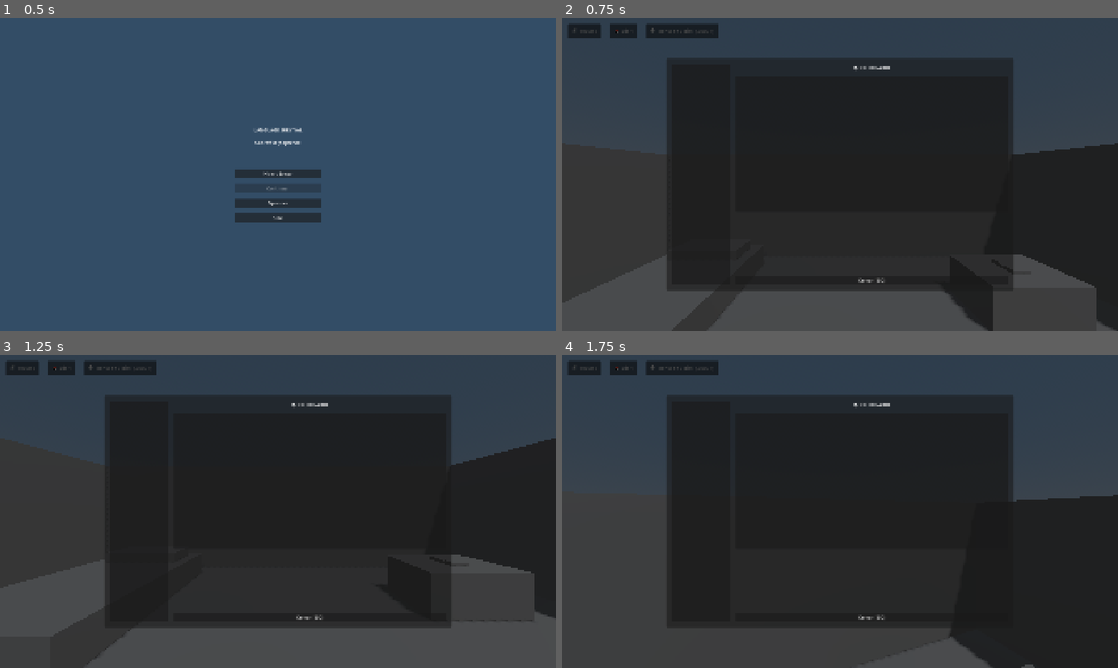
Above: before the commit, frames 1-4 (two rows, left to right).
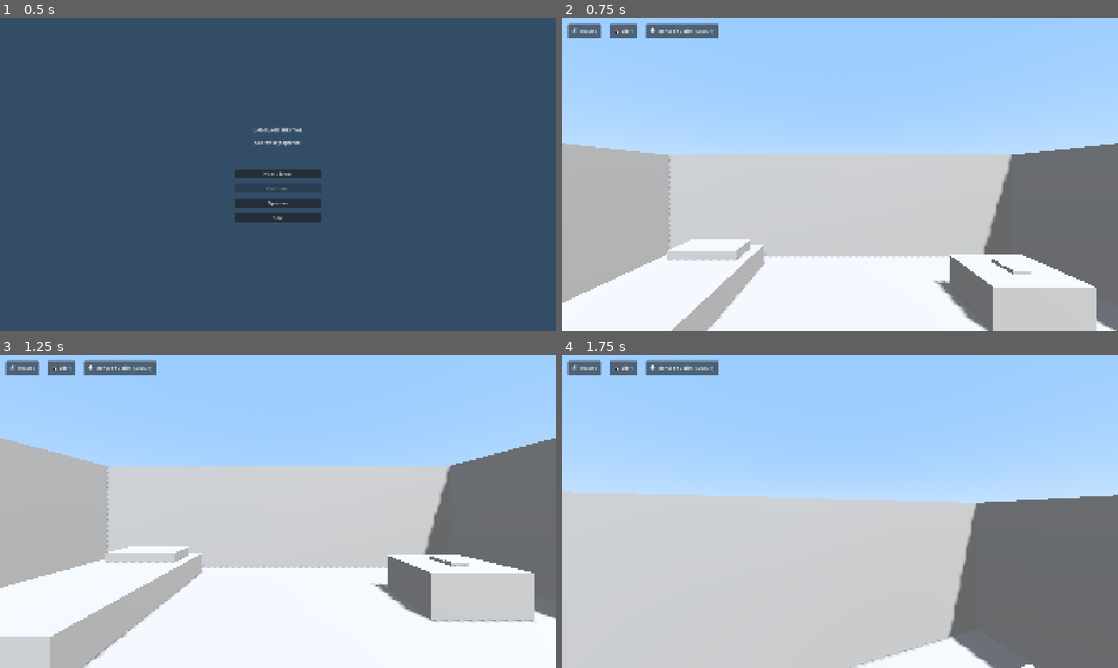
Above: after the commit, the same moments.

Repository: G4rb4sh/game
Game: Godot game, scene res://scenes/main/main_menu.tscn
The game is run twice, just before and just after one commit, with the same random seed, the same clock (stepped at 60 frames per second) and the same inputs.
Inputs (mouse positions are in pixels of both pictures, inside the frame that each line leads up to):
- Up to frame 1 (0.5 s): no input
- Up to frame 2 (0.75 s): click "Nuevo Juego" at 0.5 s
- Up to frame 3 (1.25 s): no input
- Up to frame 4 (1.75 s): tap Enter (ui_accept) at 1.25, 1.52 s; move the mouse to (867, 511) at 1.27 s; hold W (move_forward) from 1.28 s (still down); hold E (interact) from 1.28 s (still down)

Frame 1 is identical in both runs. In frame 2, 100% of the frame differs, in the area x 0-100%, y 0-100%; in frame 3, 100%; in frame 4, 100%.
Error before the commit: Parse Error: Class "AudioManager" hides an autoload singleton. (res://scripts/managers/audio_manager.gd:2)

Commit message:
Fix: Eliminar class_name de AudioManager para evitar conflicto
Los autoloads singletons no deben tener class_name porque
ya son accesibles globalmente. Esto causaba error al intentar
usar AudioManager en otros scripts.

Diff:
--- a/scripts/managers/audio_manager.gd
+++ b/scripts/managers/audio_manager.gd
@@ -1,5 +1,4 @@
 extends Node
-class_name AudioManager
 
 ## Gestor de audio del juego - Singleton (Autoload)
 
